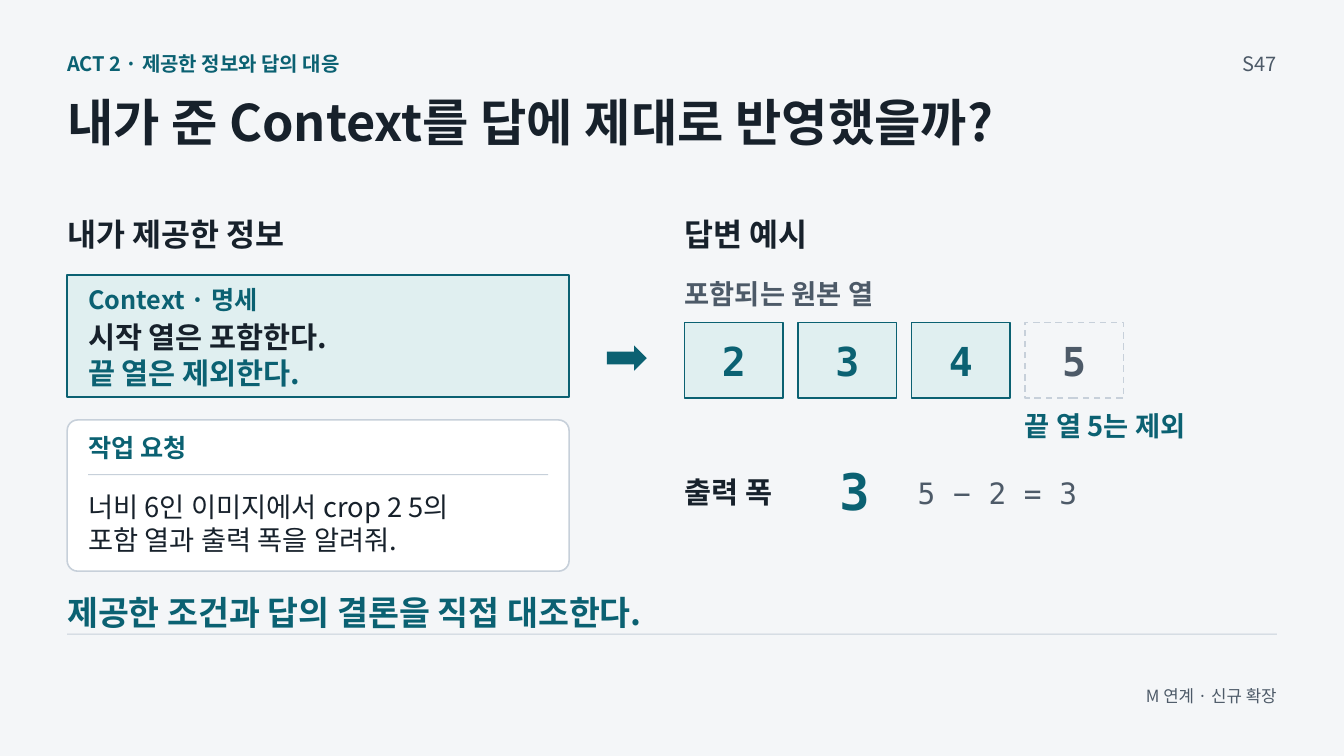
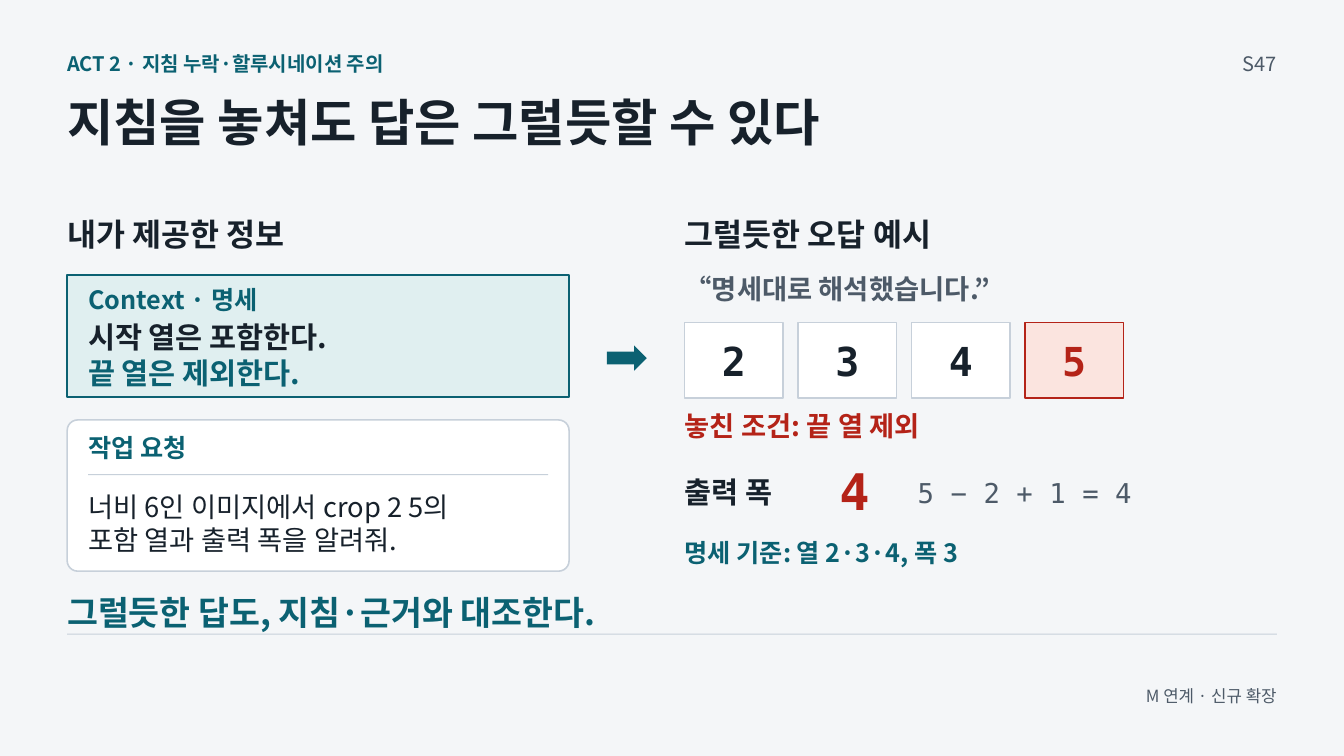
Before and after one commit to GideokKim/ai-dev-training, a slide deck: slide 10 of production/ACT_2.pptx. Drawn at 1344x756 pixels with LibreOffice and Linux fonts; fonts in the diff are those of the drawing. Boxes give left, top, right and bottom in pixels: in the first picture for what was removed or moved away, otherwise in the second. Text is boxed around its words. In the diff, an @@ line names an element or a change of style, - is before the commit and + after.

```diff
--- a/production/ACT_2.pptx
+++ b/production/ACT_2.pptx
@@ text at (67, 54, 384, 73): text changed @@
-ACT 2 · 제공한 정보와 답의 대응
+ACT 2 · 지침 누락·할루시네이션 주의
@@ text at (67, 98, 820, 146): text changed @@
-내가 준 Context를 답에 제대로 반영했을까?
+지침을 놓쳐도 답은 그럴듯할 수 있다
@@ text at (685, 219, 931, 249): text changed @@
-답변 예시
+그럴듯한 오답 예시
@@ text at (685, 275, 991, 302): text changed @@
-포함되는 원본 열
+“명세대로 해석했습니다.”
@@ fill #E0EFF0 to #FFFFFF; outline #0B6172 1.13 pt to #C7D0DA 1.13 pt in 3 elements at (685, 323, 783, 398), (799, 323, 897, 398), (911, 323, 1010, 398) @@
@@ rectangle at (1025, 323, 1124, 398): fill #F4F6F8 to #FBE4DF; outline #C7D0DA 1.13 pt dashed to #B42318 1.13 pt @@
@@ text colour #0B6172 to #17212B in 3 elements at (722, 346, 746, 376), (835, 346, 859, 377), (949, 347, 973, 376) @@
@@ text "5" at (1062, 347, 1086, 377): text colour #4D5A68 to #B42318 @@
@@ text at (685, 413, 919, 439): text changed; text colour #0B6172 to #B42318 @@
-끝 열 5는 제외
+놓친 조건: 끝 열 제외
@@ text at (839, 473, 869, 510): text changed; text colour #0B6172 to #B42318 @@
-3
+4
@@ text at (918, 483, 1131, 504): text changed; size 21 to 19.5 pt @@
-5 − 2 = 3
+5 − 2 + 1 = 4
@@ text added at (685, 541, 958, 568), 18 pt, text #0B6172, bold @@
+명세 기준: 열 2·3·4, 폭 3
@@ text at (67, 596, 596, 632): text changed @@
-제공한 조건과 답의 결론을 직접 대조한다.
+그럴듯한 답도, 지침·근거와 대조한다.
```
Also in this commit, not shown: 19 other files.
